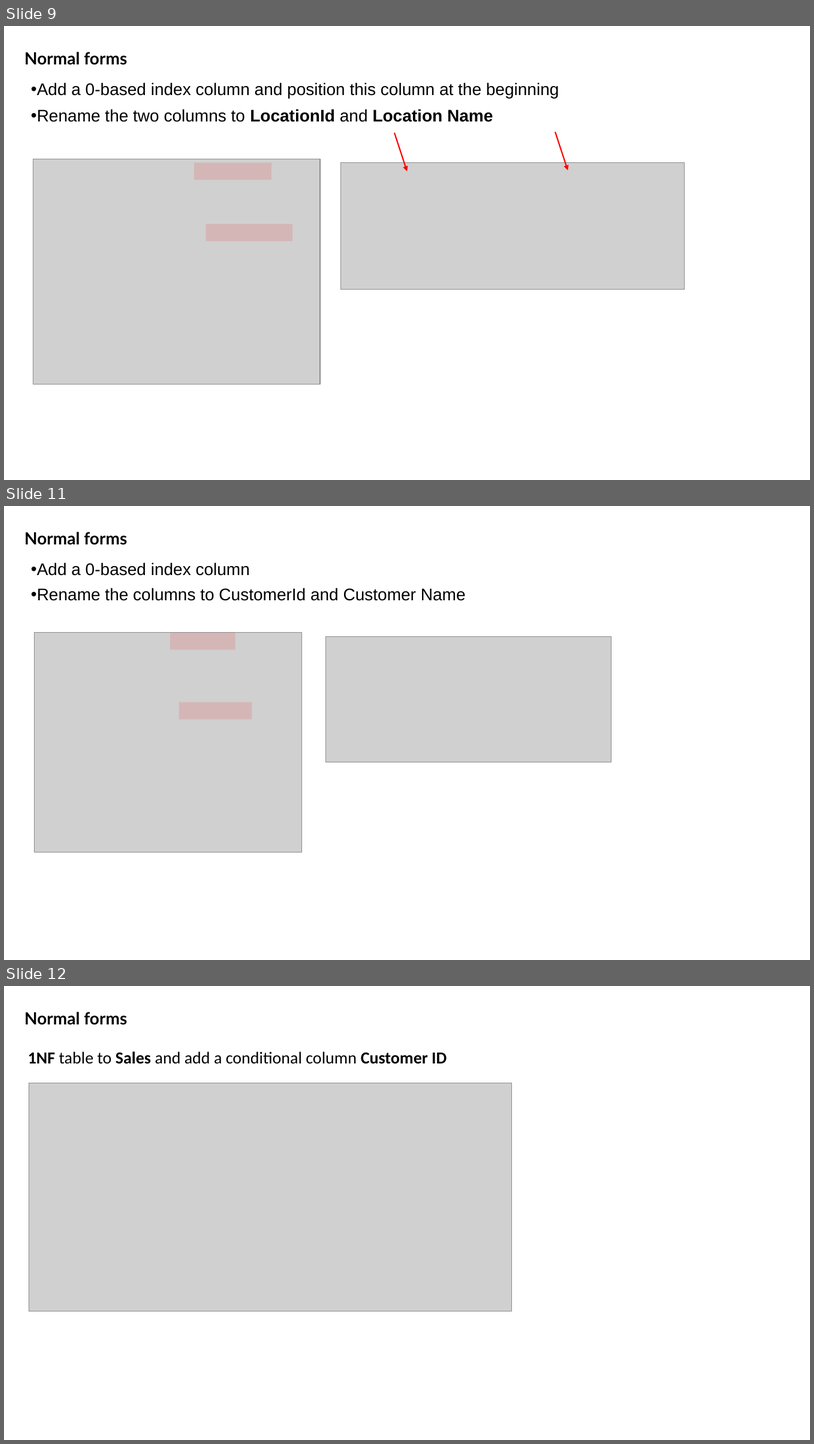
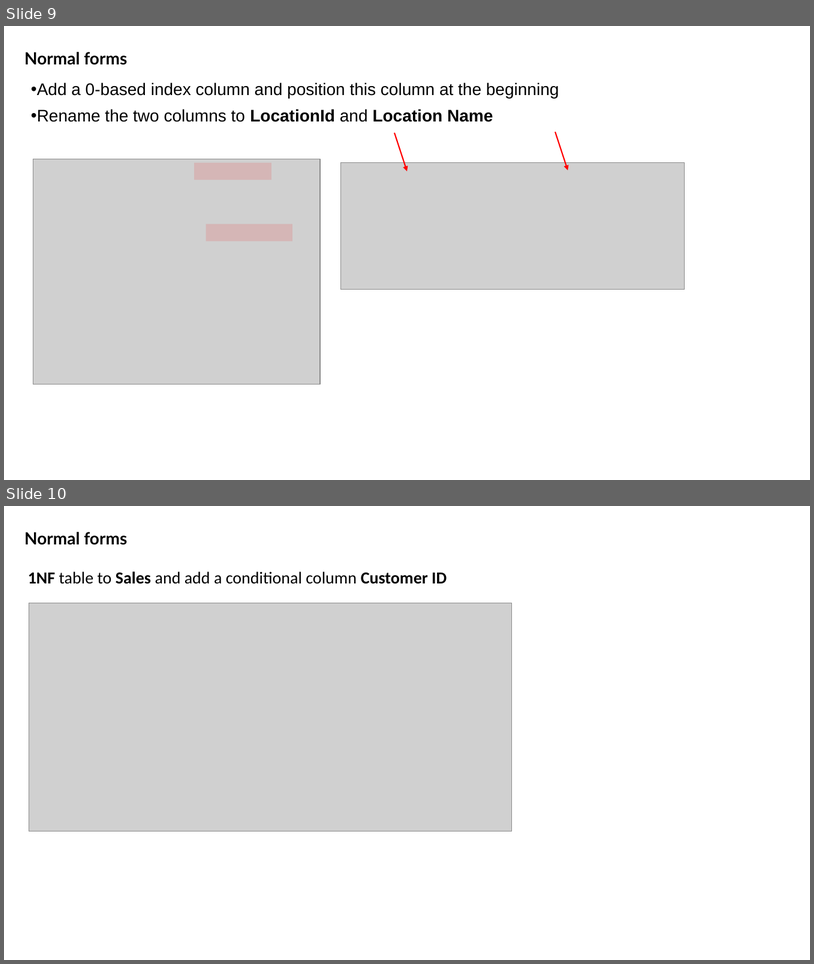
Before and after one commit to bejaouibechir/PowerBI, a slide deck: English/2.Preparing data/6.Normal forms.pptx. Shown one above the other, each under a label of ours: slides 9, 11 and 12 before the commit, slides 9 and 10 after it; the slides between them are not shown. The pictures are 814x1444 and 814x964 pixels, drawn with LibreOffice and Linux fonts; fonts in the diff are those of the drawing; grey boxes stand for pictures. Boxes give left, top, right and bottom in pixels: in the first picture for what was removed or moved away, otherwise in the second. Text is boxed around its words. In the diff, an @@ line names an element or a change of style, - is before the commit and + after.

```diff
--- a/English/2.Preparing data/6.Normal forms.pptx
+++ b/English/2.Preparing data/6.Normal forms.pptx
@@ slide 11 removed at (4,506,810,960), background #FFFFFF @@
@@ text removed at (24,532,127,545) @@
-Normal forms
@@ text removed at (31,562,250,576) @@
-• Add a 0-based index column
@@ text removed at (31,588,466,601) @@
-• Rename the columns to CustomerId and Customer Name
@@ picture removed at (34,633,302,852) @@
@@ rectangle removed at (170,633,236,649) @@
@@ picture removed at (326,637,611,762) @@
@@ rectangle removed at (179,702,252,719) @@
@@ what was slide 12 is now slide 10 @@
```
Also in this commit, not shown: 1 other slide removed, 3 other files.
